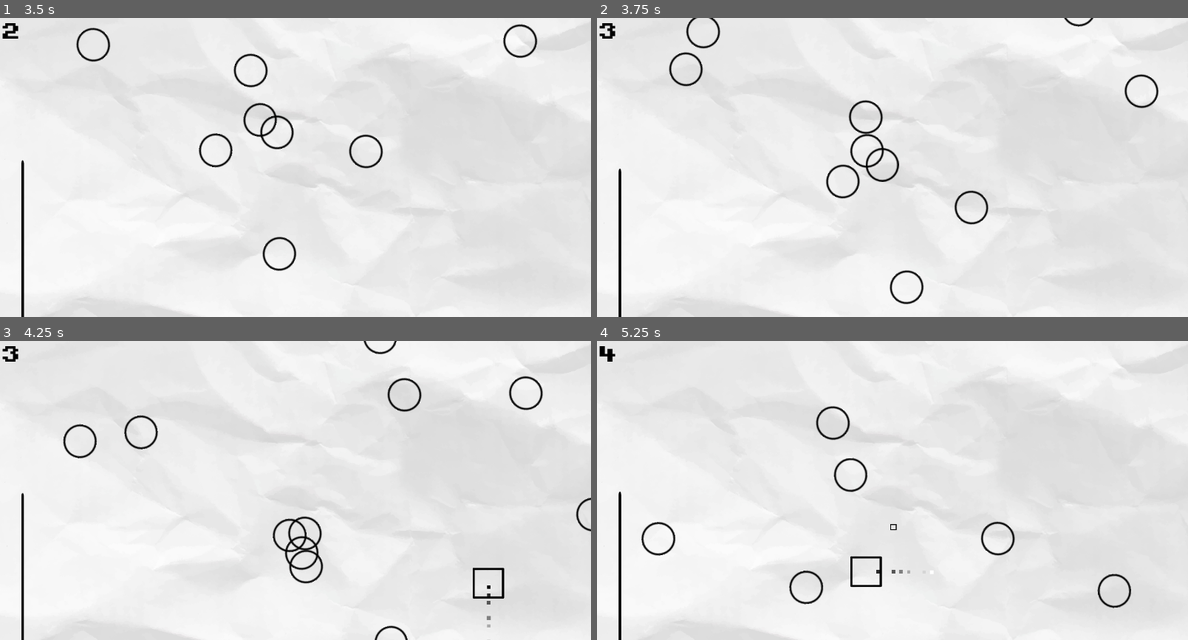
Above: before the commit, frames 1-4 (two rows, left to right).
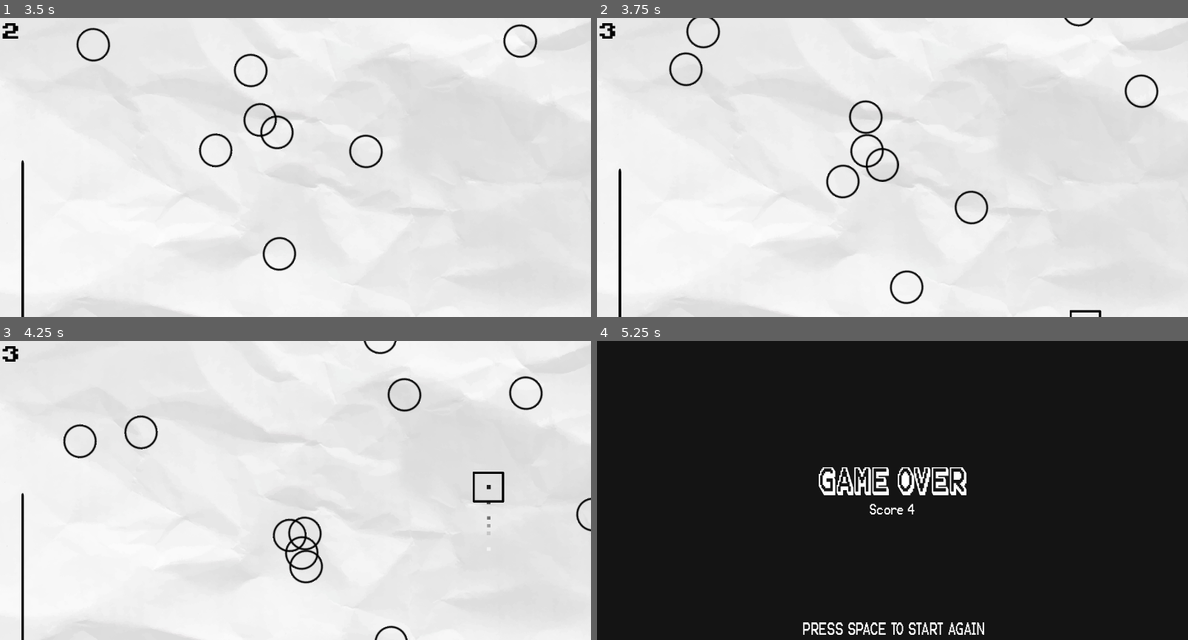
Above: after the commit, the same moments.

Repository: the-blue-hole/circleshooter-debuger
Game: Godot game, scene res://scenes/main_menu.tscn
Two runs of this game, one before a commit and one after it. Both use one fixed random seed, a clock stepped at 60 frames per second and the inputs below.
Inputs:
- Up to frame 1 (3.5 s): click "start game" at 0.5 s; hold D (right) 1.28-2.03 s; tap Shift (dash) at 1.35, 2.1, 3.05 s; hold S (down) 2.03-2.78 s; hold D (right) from 2.78 s (still down); hold Space (shoot) from 2.78 s (still down)
- Up to frame 2 (3.75 s): release D (right) at 3.53 s; release Space (shoot) at 3.53 s; hold W (up) from 3.53 s (still down); tap Shift (dash) at 3.6 s
- Up to frame 3 (4.25 s): keep holding W (up)
- Up to frame 4 (5.25 s): release W (up) at 4.28 s; hold A (left) from 4.28 s (still down); tap Shift (dash) at 4.35 s; tap Space (shoot) at 5.1 s

Frame 1 is identical in both runs. In frame 2, less than 0.1% of the frame differs, in the area x 80-86%, y 97-100%; in frame 3, 0.4%; in frame 4, 98%, in the area x 0-100%, y 0-100%.

Commit message:
dash cd -1

Diff:
--- a/scenes/player.tscn
+++ b/scenes/player.tscn
@@ -23,6 +23,7 @@
 [node name="Player" type="CharacterBody2D"]
 collision_mask = 6
 script = ExtResource("1_kg4gy")
+dash_cooldown = 2.0
 
 [node name="GPUParticles2D" type="GPUParticles2D" parent="."]
 amount = 6
